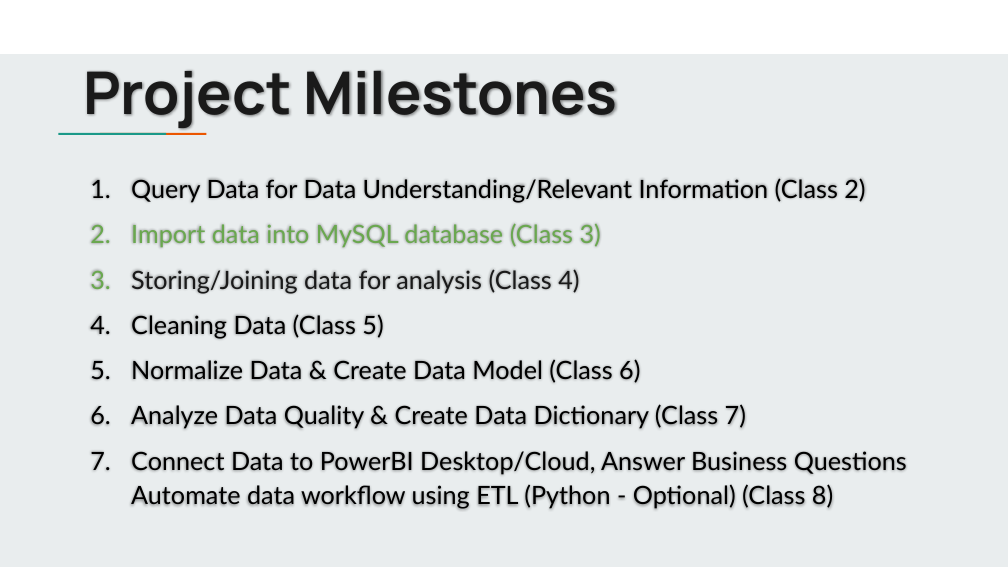
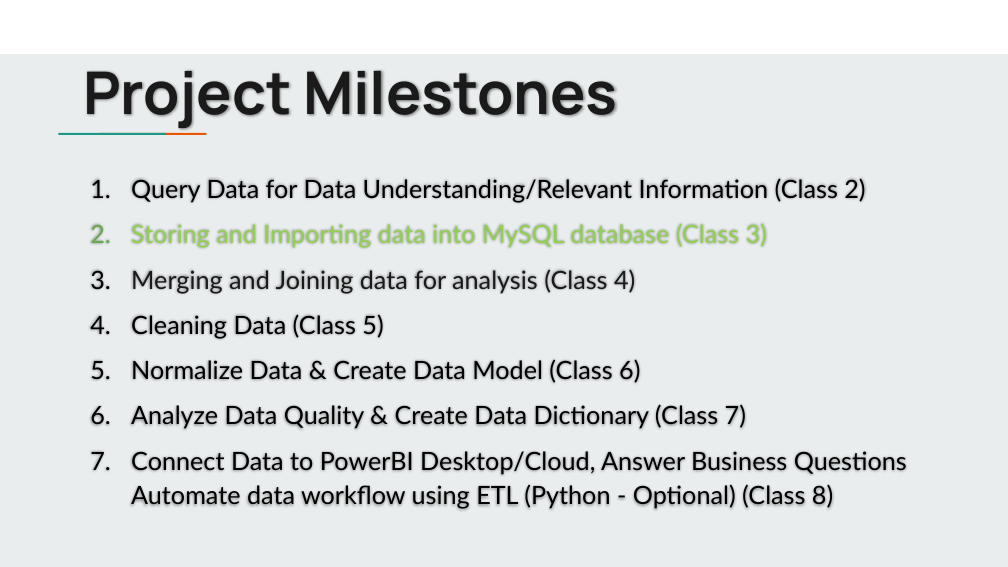
Before and after one commit to jbergmann56/OSDA-DataManipulationAndManagement, a slide deck: slide 14 of Lectures/(3) Extracting & Storing Data.pptx. Drawn at 1008x567 pixels with LibreOffice and Linux fonts; fonts in the diff are those of the drawing. Boxes give left, top, right and bottom in pixels: in the first picture for what was removed or moved away, otherwise in the second. Text is boxed around its words. In the diff, an @@ line names an element or a change of style, - is before the commit and + after.

Commit message:
class update 10.27.21

```diff
--- a/Lectures/(3) Extracting & Storing Data.pptx
+++ b/Lectures/(3) Extracting & Storing Data.pptx
@@ text at [131, 223, 767, 293]: text changed; text colour #1A1A1A to #92D050 @@
-2. Import data into MySQL database (Class 3)
-3. Storing/Joining data for analysis (Class 4)
+2. Storing and Importing data into MySQL database (Class 3)
+3. Merging and Joining data for analysis (Class 4)
```
Also in this commit, not shown: 9 other slides changed, 15 other files.
